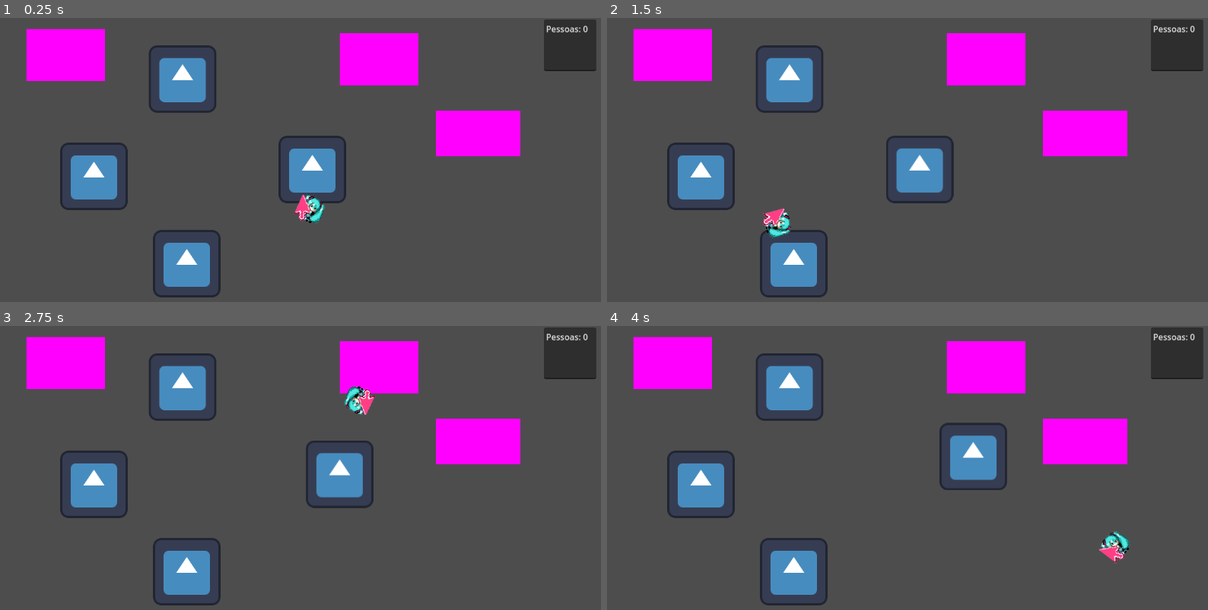
Above: before the commit, frames 1-4 (two rows, left to right).
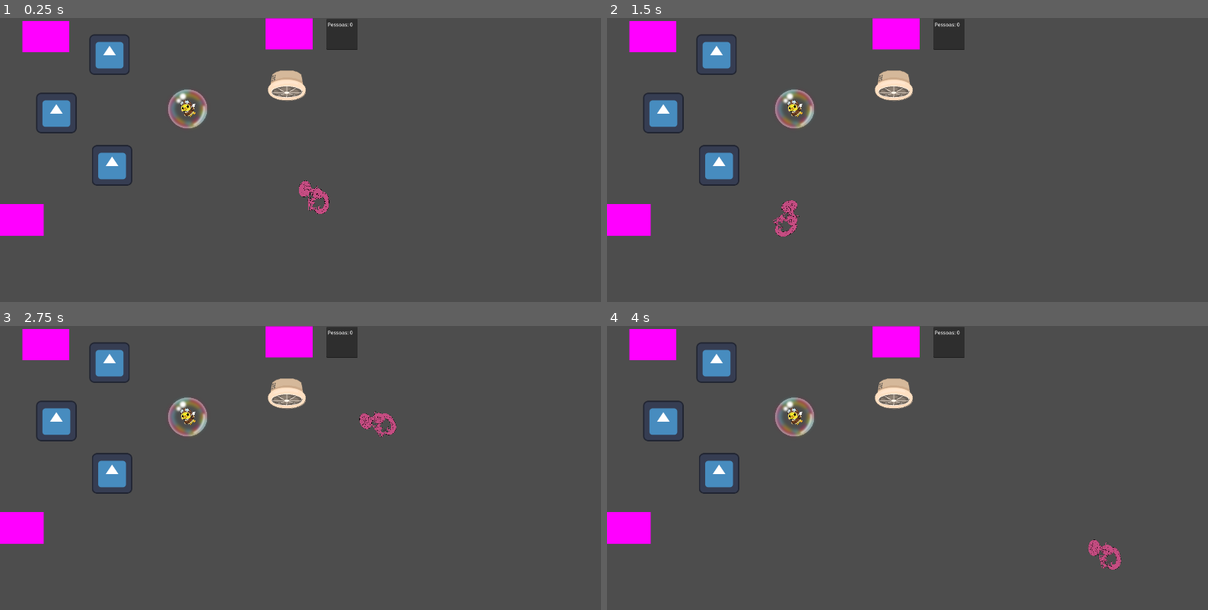
Above: after the commit, the same moments.

Repository: Pedro19082000/GlobalGameJam
Game: Godot game, scene res://cenas/fases/teste.tscn
The game is run twice, just before and just after one commit, with the same random seed, the same clock (stepped at 60 frames per second) and the same inputs. The engine's default icon, where the game draws it, is replaced by a stand-in: a white triangle on a blue panel in a dark square.
Inputs (mouse positions are in pixels of both pictures, inside the frame that each line leads up to):
- Up to frame 1 (0.25 s): no input
- Up to frame 2 (1.5 s): tap Enter at 0.5 s; move the mouse to (919, 168) at 0.52 s; right-click (919, 168) at 0.6 s; click (919, 168) at 0.67 s; tap R (reset) at 1.25 s; move the mouse to (787, 205) at 1.27 s; right-click (787, 205) at 1.35 s; click (787, 205) at 1.42 s
- Up to frame 3 (2.75 s): move the mouse to (366, 422) at 2.02 s; right-click (366, 422) at 2.1 s; click (366, 422) at 2.17 s
- Up to frame 4 (4 s): move the mouse to (883, 564) at 2.77 s; right-click (883, 564) at 2.85 s; click (883, 564) at 2.92 s; move the mouse to (1093, 547) at 3.52 s; right-click (1093, 547) at 3.6 s; click (1093, 547) at 3.67 s

The runs differ from the first frame. In frame 1, 19% of the frame differs, in the area x 0-100%, y 0-99%; in frame 2, 19%; in frame 3, 19%; in frame 4, 19%.

Commit message:
Assets adicionados

Diff:
--- /dev/null
+++ b/cenas/fases/conceito.tscn
@@ -0,0 +1,3 @@
+[gd_scene format=3 uid="uid://ryuw8egkgnmu"]
+
+[node name="Conceito" type="Node2D"]
--- /dev/null
+++ b/cenas/fases/faseteste.tscn
@@ -0,0 +1,6 @@
+[gd_scene load_steps=2 format=3 uid="uid://b13sfctjyg45t"]
+
+[ext_resource type="Script" path="res://scripts/fases/faseteste.gd" id="1_dg1rg"]
+
+[node name="Node2D" type="Node2D"]
+script = ExtResource("1_dg1rg")
--- a/cenas/fases/teste.tscn
+++ b/cenas/fases/teste.tscn
@@ -6,6 +6,7 @@
 [ext_resource type="PackedScene" uid="uid://cav6ujhuni7ew" path="res://cenas/obstaculos/turbina.tscn" id="4_6g7sh"]
 [ext_resource type="PackedScene" uid="uid://vplfpvurixvh" path="res://cenas/npc/bolha_npc.tscn" id="4_7pj8c"]
 [ext_resource type="PackedScene" uid="uid://bolx6l6h51p7x" path="res://cursor.tscn" id="6_75wsm"]
+[ext_resource type="PackedScene" uid="uid://n7bkhn2okikk" path="res://cenas/obstaculos/espinho.tscn" id="7_t067j"]
 
 [sub_resource type="PlaceholderTexture2D" id="PlaceholderTexture2D_ybxbv"]
 
@@ -19,7 +20,7 @@
 position = Vector2(592, 288)
 
 [node name="StaticBody2D" type="StaticBody2D" parent="."]
-position = Vector2(72, 39)
+position = Vector2(92, 27)
 
 [node name="Sprite2D" type="Sprite2D" parent="StaticBody2D"]
 position = Vector2(52.625, 31.625)
@@ -31,7 +32,7 @@
 shape = SubResource("RectangleShape2D_lu5ub")
 
 [node name="StaticBody2D" type="StaticBody2D" parent="StaticBody2D"]
-position = Vector2(594, 8)
+position = Vector2(769, -8)
 
 [node name="Sprite2D" type="Sprite2D" parent="StaticBody2D/StaticBody2D"]
 position = Vector2(52.625, 31.625)
@@ -39,6 +40,18 @@
 texture = SubResource("PlaceholderTexture2D_ybxbv")
 
 [node name="CollisionShape2D" type="CollisionShape2D" parent="StaticBody2D/StaticBody2D"]
+position = Vector2(53.5, 31.5)
+shape = SubResource("RectangleShape2D_lu5ub")
+
+[node name="StaticBody2D2" type="StaticBody2D" parent="StaticBody2D"]
+position = Vector2(-81, 581)
+
+[node name="Sprite2D" type="Sprite2D" parent="StaticBody2D/StaticBody2D2"]
+position = Vector2(52.625, 31.625)
+scale = Vector2(148.75, 98.75)
+texture = SubResource("PlaceholderTexture2D_ybxbv")
+
+[node name="CollisionShape2D" type="CollisionShape2D" parent="StaticBody2D/StaticBody2D2"]
 position = Vector2(53.5, 31.5)
 shape = SubResource("RectangleShape2D_lu5ub")
 
@@ -52,7 +65,7 @@
 offset_bottom = 101.0
 
 [node name="StaticBody2D2" parent="." instance=ExtResource("4_6g7sh")]
-position = Vector2(906, 220)
+position = Vector2(907, 219)
 wind_force = 2.5
 
 [node name="Area2D" parent="." instance=ExtResource("4_7pj8c")]
@@ -62,3 +75,6 @@
 
 [node name="Area2D2" parent="." instance=ExtResource("4_7pj8c")]
 position = Vector2(346, 116)
+
+[node name="Area2D3" parent="." instance=ExtResource("7_t067j")]
+position = Vector2(679, 788)
--- /dev/null
+++ b/cenas/obstaculos/espinho.tscn
@@ -0,0 +1,15 @@
+[gd_scene load_steps=3 format=3 uid="uid://n7bkhn2okikk"]
+
+[ext_resource type="Script" path="res://scripts/espinhos.gd" id="1_2eoi0"]
+
+[sub_resource type="RectangleShape2D" id="RectangleShape2D_t8qsu"]
+size = Vector2(916, 185)
+
+[node name="Area2D" type="Area2D"]
+script = ExtResource("1_2eoi0")
+
+[node name="CollisionShape2D" type="CollisionShape2D" parent="."]
+position = Vector2(460, 89)
+shape = SubResource("RectangleShape2D_t8qsu")
+
+[connection signal="body_entered" from="." to="." method="_on_body_entered"]
--- a/cenas/obstaculos/turbina.tscn
+++ b/cenas/obstaculos/turbina.tscn
@@ -1,14 +1,13 @@
 [gd_scene load_steps=5 format=3 uid="uid://cav6ujhuni7ew"]
 
 [ext_resource type="Script" path="res://scripts/turbina.gd" id="1_4epud"]
+[ext_resource type="Texture2D" uid="uid://cq23s6d6jjs04" path="res://assets/obstaculos/ventilador.png" id="2_vb3lo"]
 
 [sub_resource type="RectangleShape2D" id="RectangleShape2D_16qyx"]
-size = Vector2(160, 195)
-
-[sub_resource type="PlaceholderTexture2D" id="PlaceholderTexture2D_s1ibi"]
+size = Vector2(160, 200)
 
 [sub_resource type="RectangleShape2D" id="RectangleShape2D_3xmhl"]
-size = Vector2(160, 87)
+size = Vector2(160, 144.25)
 
 [node name="Turbina" type="StaticBody2D"]
 script = ExtResource("1_4epud")
@@ -16,15 +15,16 @@
 [node name="Area2D" type="Area2D" parent="."]
 
 [node name="CollisionShape2D" type="CollisionShape2D" parent="Area2D"]
-position = Vector2(0, 140.5)
+position = Vector2(1, 144)
 shape = SubResource("RectangleShape2D_16qyx")
 
+[node name="CollisionShape2D" type="CollisionShape2D" parent="."]
+position = Vector2(0, -36.875)
+shape = SubResource("RectangleShape2D_3xmhl")
+
 [node name="Sprite2D" type="Sprite2D" parent="."]
-scale = Vector2(160, 87)
-texture = SubResource("PlaceholderTexture2D_s1ibi")
-
-[node name="CollisionShape2D" type="CollisionShape2D" parent="."]
-shape = SubResource("RectangleShape2D_3xmhl")
+position = Vector2(-1, 7)
+texture = ExtResource("2_vb3lo")
 
 [connection signal="body_entered" from="Area2D" to="." method="_on_area_2d_body_entered"]
 [connection signal="body_exited" from="Area2D" to="." method="_on_area_2d_body_exited"]
--- a/cenas/player/personagem_bolha.tscn
+++ b/cenas/player/personagem_bolha.tscn
@@ -1,13 +1,13 @@
 [gd_scene load_steps=6 format=3 uid="uid://dropxapjavxpn"]
 
-[ext_resource type="Texture2D" uid="uid://dwovvdpnpy36n" path="res://icon.svg" id="1_a03el"]
 [ext_resource type="Script" path="res://scripts/personagem_bolha.gd" id="1_j0jvb"]
+[ext_resource type="Texture2D" uid="uid://dh8ybl0n7n0dc" path="res://assets/characters/Ilustração_Sem_Título.png" id="2_0kb2w"]
 
 [sub_resource type="PhysicsMaterial" id="PhysicsMaterial_qtrmi"]
 bounce = 0.5
 
-[sub_resource type="RectangleShape2D" id="RectangleShape2D_mn40x"]
-size = Vector2(127, 125)
+[sub_resource type="CircleShape2D" id="CircleShape2D_narh2"]
+radius = 61.5081
 
 [sub_resource type="CircleShape2D" id="CircleShape2D_t6xj1"]
 radius = 282.044
@@ -17,15 +17,19 @@
 script = ExtResource("1_j0jvb")
 
 [node name="Sprite2D" type="Sprite2D" parent="."]
-texture = ExtResource("1_a03el")
+position = Vector2(5, -2)
+scale = Vector2(0.0709524, 0.0706229)
+texture = ExtResource("2_0kb2w")
 
 [node name="CollisionShape2D" type="CollisionShape2D" parent="."]
+visible = false
 position = Vector2(-0.5, 0)
-shape = SubResource("RectangleShape2D_mn40x")
+shape = SubResource("CircleShape2D_narh2")
 
 [node name="Raio_da_bolha" type="Area2D" parent="."]
 
 [node name="CollisionShape2D" type="CollisionShape2D" parent="Raio_da_bolha"]
+visible = false
 shape = SubResource("CircleShape2D_t6xj1")
 
 [connection signal="mouse_entered" from="Raio_da_bolha" to="." method="_on_raio_da_bolha_mouse_entered"]
--- a/cursor.gd
+++ b/cursor.gd
@@ -17,7 +17,7 @@
 	#var angle = direction.angle()
 
 
-	$Sprite2D.rotation = -angulo
+	$Sprite2D.rotation = -angulo + -300
 
 
 	$Sprite2D.global_position = Vector2(mouse_position.x, mouse_position.y)
--- a/cursor.tscn
+++ b/cursor.tscn
@@ -2,14 +2,16 @@
 
 [ext_resource type="Script" path="res://cursor.gd" id="1_idog6"]
 [ext_resource type="Texture2D" uid="uid://bsufcjngmn3a2" path="res://empty.png" id="2_eioc7"]
-[ext_resource type="Texture2D" uid="uid://5djxf3r4heu8" path="res://mikuC.png" id="3_wimgr"]
+[ext_resource type="Texture2D" uid="uid://b1mcs8261n8sq" path="res://assets/cursor/massa.png" id="3_70jwt"]
 
 [node name="CanvasLayer" type="CanvasLayer"]
 script = ExtResource("1_idog6")
 empty_cursor = ExtResource("2_eioc7")
 
 [node name="Sprite2D" type="Sprite2D" parent="."]
-position = Vector2(38.75, 4.375)
-scale = Vector2(0.24671, 0.243143)
-texture = ExtResource("3_wimgr")
-centered = false
+position = Vector2(47.2854, 40.7993)
+rotation = 0.440381
+scale = Vector2(0.0704428, 0.0726443)
+texture = ExtResource("3_70jwt")
+offset = Vector2(528.65, 148.665)
+metadata/_edit_group_ = true
--- a/project.godot
+++ b/project.godot
@@ -17,6 +17,11 @@
 [autoload]
 
 PlayerVariaveis="*res://scripts/player_variaveis.gd"
+
+[display]
+
+window/size/viewport_width=1920
+window/size/viewport_height=1080
 
 [global_group]
 
--- /dev/null
+++ b/scripts/espinhos.gd
@@ -0,0 +1,8 @@
+extends Area2D
+
+
+
+
+func _on_body_entered(body: Node2D) -> void:
+	if body.is_in_group("player"):
+		get_tree().reload_current_scene()
--- /dev/null
+++ b/scripts/fases/faseteste.gd
@@ -0,0 +1,7 @@
+extends Node2D
+
+
+# Called when the node enters the scene tree for the first time.
+func _ready() -> void:
+	PlayerVariaveis.fase = 1
+	PlayerVariaveis
--- a/scripts/player_variaveis.gd
+++ b/scripts/player_variaveis.gd
@@ -2,6 +2,10 @@
 
 
 var pessoas = 0
+var pessoas_fase = 0
+var fase = 0
 var vida = true
 
+
+
 var coords
--- a/scripts/turbina.gd
+++ b/scripts/turbina.gd
@@ -1,6 +1,8 @@
 extends StaticBody2D
 
 @export var wind_force: float = 5
+@export var distancia = 5
+
 @onready var area = $Area2D
 
 var player = 0
@@ -8,6 +10,7 @@
 # Called when the node enters the scene tree for the first time.
 
 var entrou = false
+
 
 func _process(delta: float) -> void:
 	if entrou == true:
Binary file added: assets/assets-20250125T225925Z-001/assets/bg_building_A_0.png
Not shown, added: assets/assets-20250125T225925Z-001/assets/bg_building_A_0.png.import
Binary file added: assets/assets-20250125T225925Z-001/assets/bg_building_B_0.png
Not shown, added: assets/assets-20250125T225925Z-001/assets/bg_building_B_0.png.import
Binary file added: assets/assets-20250125T225925Z-001/assets/bg_sky_0.png
Not shown, added: assets/assets-20250125T225925Z-001/assets/bg_sky_0.png.import
Binary file added: assets/assets-20250125T225925Z-001/assets/bg_water_0.png
Not shown, added: assets/assets-20250125T225925Z-001/assets/bg_water_0.png.import
Binary file added: assets/assets-20250125T225925Z-001/assets/tile_border_brick_0.png
Not shown, added: assets/assets-20250125T225925Z-001/assets/tile_border_brick_0.png.import
Binary file added: assets/assets-20250125T225925Z-001/assets/tile_brick_0.png
Not shown, added: assets/assets-20250125T225925Z-001/assets/tile_brick_0.png.import
(and 59 more such lines)
